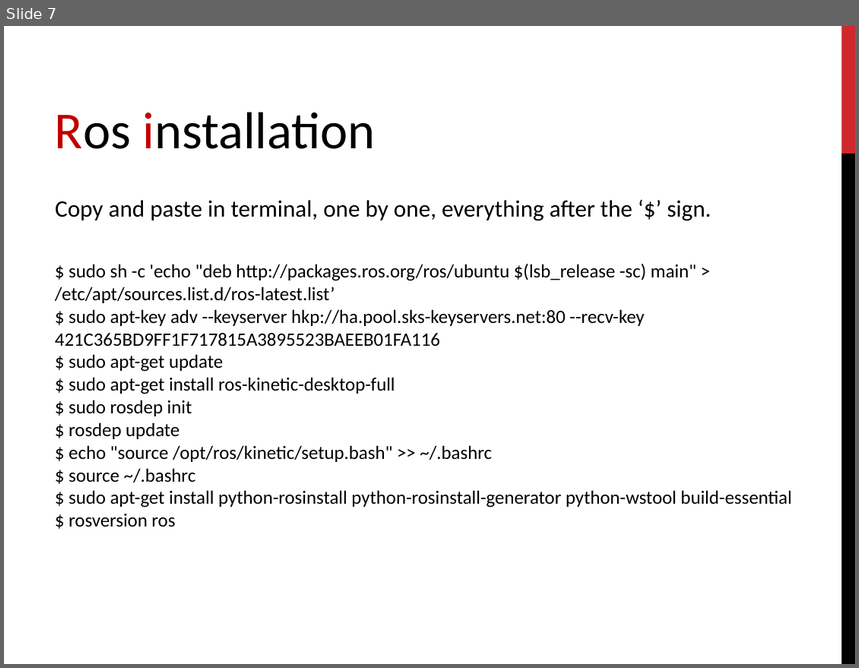
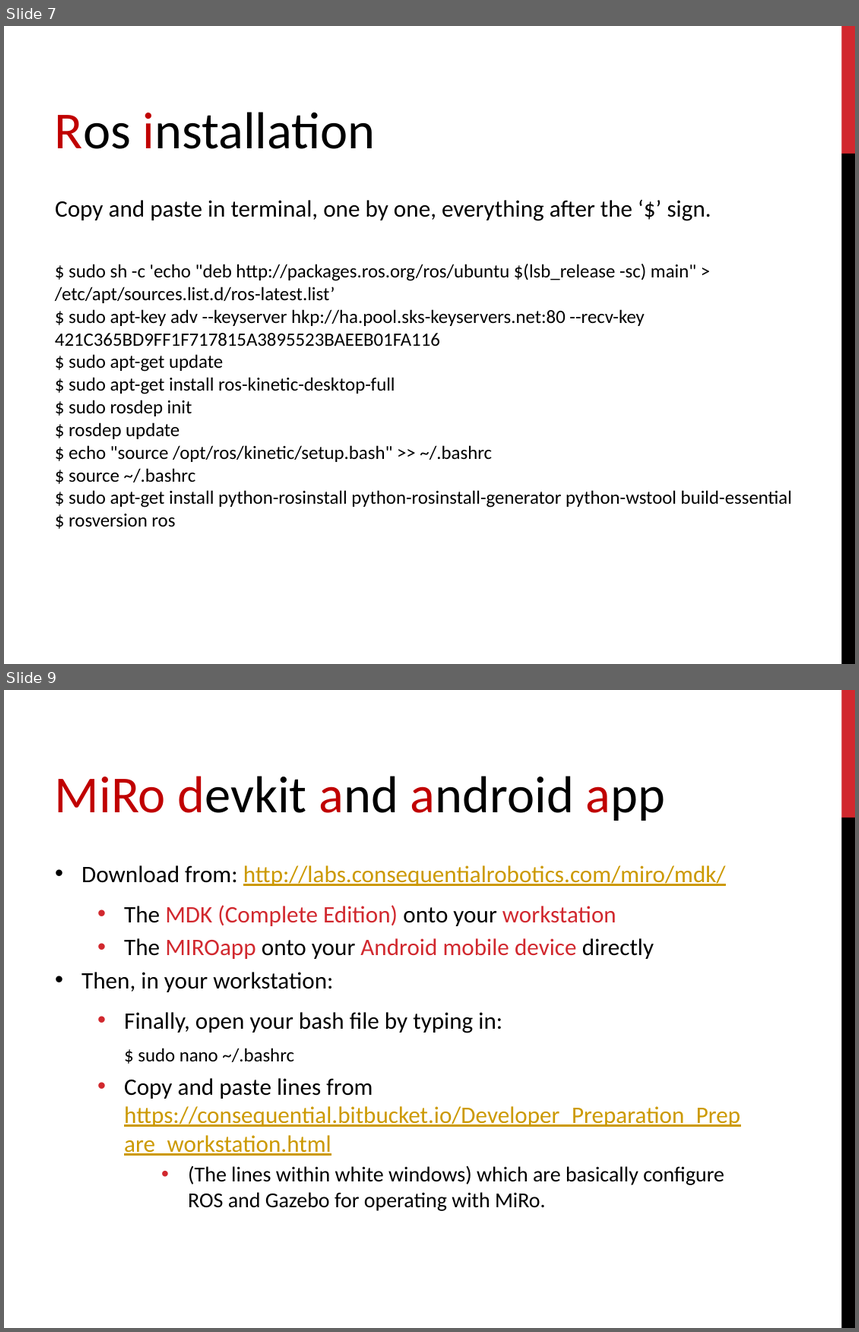
Before and after one commit to EmaroLab/MIRO, a slide deck: MIRO_setup.pptx. Shown one above the other, each under a label of ours: slide 7 before the commit, slides 7 and 9 after it; the slides between them are not shown. The pictures are 859x668 and 859x1332 pixels, drawn with LibreOffice and Linux fonts; fonts in the diff are those of the drawing. Boxes give left, top, right and bottom in pixels: in the first picture for what was removed or moved away, otherwise in the second. Text is boxed around its words. In the diff, an @@ line names an element or a change of style, - is before the commit and + after.

Commit message:
MIRO_setup and readme updated.

```diff
--- a/MIRO_setup.pptx
+++ b/MIRO_setup.pptx
@@ slide 9 added at box(4, 690, 855, 1328), background #FFFFFF; not listed: 2 template elements that a slide beside it also shows @@
@@ text added at box(55, 776, 666, 821), 44 pt, text #000000 @@
+MiRo devkit and android app
@@ text added at box(82, 866, 740, 1211), 20 pt, text #000000 @@
+• Download from: http://labs.consequentialrobotics.com/miro/mdk/
+  • The MDK (Complete Edition) onto your workstation
+  • The MIROapp onto your Android mobile device directly
+• Then, in your workstation:
+  • Finally, open your bash file by typing in:
+  • Copy and paste lines from https://consequential.bitbucket.io/Developer_Preparation_Prepare_workstation.html
+    • (The lines within white windows) which are basically configure ROS and Gazebo for operating with MiRo.
@@ text added at box(138, 1048, 294, 1062), 16 pt, text #000000 @@
+$ sudo nano ~/.bashrc
```
Also in this commit, not shown: 1 slide changed, 3 other files.
